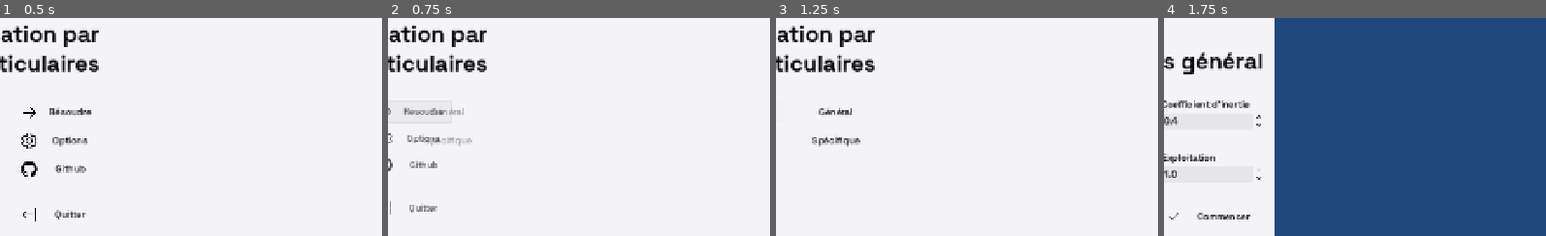
Above: before the commit, frames 1-4 (left to right).
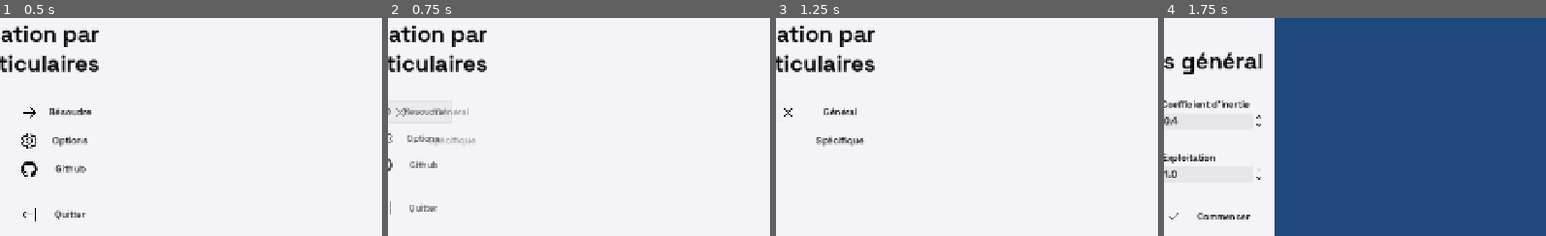
Above: after the commit, the same moments.

Repository: eni-school-project/particle-swarm-optimization
Game: Godot game, scene res://main.tscn
Two runs of this game, one before a commit and one after it. Both use one fixed random seed, a clock stepped at 60 frames per second and the inputs below.
Inputs:
- Up to frame 1 (0.5 s): no input
- Up to frame 2 (0.75 s): click "Résoudre" at 0.5 s
- Up to frame 3 (1.25 s): no input
- Up to frame 4 (1.75 s): click "Général" at 1.25 s
The pictures show only the part of the screen within x 18-68%, y 26-76%; the shares and areas given below are measured in that part.

Frame 1 is identical in both runs. In frame 2, 0.3% of the frame differs, in the area x 2-23%, y 41-60%; in frame 3, 0.6%, in the area x 2-23%, y 40-60%; in frame 4, nothing differs.

Commit message:
Refactor : changed main scene submenu's button style

Diff:
--- /dev/null
+++ b/assets/icons/close.svg
@@ -0,0 +1,14 @@
+<?xml version="1.0" encoding="UTF-8"?>
+<svg id="icon" xmlns="http://www.w3.org/2000/svg" width="32" height="32" viewBox="0 0 32 32">
+  <defs>
+    <style>
+      .cls-1 {
+        fill: none;
+      }
+    </style>
+  </defs>
+  <polygon points="17.4141 16 24 9.4141 22.5859 8 16 14.5859 9.4143 8 8 9.4141 14.5859 16 8 22.5859 9.4143 24 16 17.4141 22.5859 24 24 22.5859 17.4141 16"/>
+  <g id="_Transparent_Rectangle_" data-name="&amp;lt;Transparent Rectangle&amp;gt;">
+    <rect class="cls-1" width="32" height="32"/>
+  </g>
+</svg>
--- a/main.tscn
+++ b/main.tscn
@@ -7,7 +7,7 @@
 [ext_resource type="Texture2D" uid="uid://bbhnnnjdvkq2r" path="res://assets/icons/settings.svg" id="4_272bh"]
 [ext_resource type="Texture2D" uid="uid://wyow1gf7nqsj" path="res://assets/icons/exit.svg" id="5_5vw27"]
 [ext_resource type="Texture2D" uid="uid://chgx4h7yu7um0" path="res://assets/icons/logo--github.svg" id="6_kek77"]
-[ext_resource type="Texture2D" uid="uid://b4dj6bnpvfjdf" path="res://assets/icons/arrow--left.svg" id="8_5vw27"]
+[ext_resource type="Texture2D" uid="uid://dld2nifddwin0" path="res://assets/icons/close.svg" id="8_5vw27"]
 
 [sub_resource type="StyleBoxFlat" id="StyleBoxFlat_272bh"]
 content_margin_left = 10.0
@@ -27,6 +27,27 @@
 
 [sub_resource type="StyleBoxFlat" id="StyleBoxFlat_5vw27"]
 content_margin_left = 10.0
+bg_color = Color(0.9019608, 0.9019608, 0.91764706, 1)
+corner_radius_top_left = 5
+corner_radius_top_right = 5
+corner_radius_bottom_right = 5
+corner_radius_bottom_left = 5
+
+[sub_resource type="StyleBoxFlat" id="StyleBoxFlat_4c57u"]
+draw_center = false
+corner_radius_top_left = 5
+corner_radius_top_right = 5
+corner_radius_bottom_right = 5
+corner_radius_bottom_left = 5
+
+[sub_resource type="StyleBoxFlat" id="StyleBoxFlat_efxa6"]
+bg_color = Color(0.8786795, 0.87866855, 0.897929, 1)
+corner_radius_top_left = 5
+corner_radius_top_right = 5
+corner_radius_bottom_right = 5
+corner_radius_bottom_left = 5
+
+[sub_resource type="StyleBoxFlat" id="StyleBoxFlat_dg77c"]
 bg_color = Color(0.9019608, 0.9019608, 0.91764706, 1)
 corner_radius_top_left = 5
 corner_radius_top_right = 5
@@ -221,39 +242,37 @@
 theme_override_constants/separation = 10
 
 [node name="Point" type="Button" parent="RootContainer/HBoxContainer/LeftContainer/ForegroundContainer/VBoxContainer/MarginContainer/SubMenu/Buttons"]
-custom_minimum_size = Vector2(150, 40)
-layout_mode = 2
-size_flags_horizontal = 8
-size_flags_vertical = 4
-mouse_default_cursor_shape = 2
-theme = ExtResource("3_272bh")
-theme_type_variation = &"FlatButton"
-theme_override_colors/font_color = Color(0.02745098, 0.03529412, 0.05882353, 1)
-theme_override_colors/font_focus_color = Color(0.02745098, 0.03529412, 0.05882353, 1)
-theme_override_colors/font_pressed_color = Color(0.02745098, 0.03529412, 0.05882353, 1)
-theme_override_colors/font_hover_color = Color(0.02745098, 0.03529412, 0.05882353, 1)
-theme_override_constants/icon_max_width = 32
-theme_override_styles/normal = SubResource("StyleBoxFlat_272bh")
-theme_override_styles/pressed = SubResource("StyleBoxFlat_kek77")
-theme_override_styles/hover = SubResource("StyleBoxFlat_5vw27")
+custom_minimum_size = Vector2(125, 40)
+layout_mode = 2
+size_flags_horizontal = 8
+size_flags_vertical = 4
+mouse_default_cursor_shape = 2
+theme = ExtResource("3_272bh")
+theme_type_variation = &"FlatButton"
+theme_override_colors/font_color = Color(0.02745098, 0.03529412, 0.05882353, 1)
+theme_override_colors/font_focus_color = Color(0.02745098, 0.03529412, 0.05882353, 1)
+theme_override_colors/font_pressed_color = Color(0.02745098, 0.03529412, 0.05882353, 1)
+theme_override_colors/font_hover_color = Color(0.02745098, 0.03529412, 0.05882353, 1)
+theme_override_styles/normal = SubResource("StyleBoxFlat_4c57u")
+theme_override_styles/pressed = SubResource("StyleBoxFlat_efxa6")
+theme_override_styles/hover = SubResource("StyleBoxFlat_dg77c")
 text = "Général"
 
 [node name="Maison" type="Button" parent="RootContainer/HBoxContainer/LeftContainer/ForegroundContainer/VBoxContainer/MarginContainer/SubMenu/Buttons"]
-custom_minimum_size = Vector2(150, 40)
-layout_mode = 2
-size_flags_horizontal = 8
-size_flags_vertical = 4
-mouse_default_cursor_shape = 2
-theme = ExtResource("3_272bh")
-theme_type_variation = &"FlatButton"
-theme_override_colors/font_color = Color(0.02745098, 0.03529412, 0.05882353, 1)
-theme_override_colors/font_focus_color = Color(0.02745098, 0.03529412, 0.05882353, 1)
-theme_override_colors/font_pressed_color = Color(0.02745098, 0.03529412, 0.05882353, 1)
-theme_override_colors/font_hover_color = Color(0.02745098, 0.03529412, 0.05882353, 1)
-theme_override_constants/icon_max_width = 32
-theme_override_styles/normal = SubResource("StyleBoxFlat_272bh")
-theme_override_styles/pressed = SubResource("StyleBoxFlat_kek77")
-theme_override_styles/hover = SubResource("StyleBoxFlat_5vw27")
+custom_minimum_size = Vector2(125, 40)
+layout_mode = 2
+size_flags_horizontal = 8
+size_flags_vertical = 4
+mouse_default_cursor_shape = 2
+theme = ExtResource("3_272bh")
+theme_type_variation = &"FlatButton"
+theme_override_colors/font_color = Color(0.02745098, 0.03529412, 0.05882353, 1)
+theme_override_colors/font_focus_color = Color(0.02745098, 0.03529412, 0.05882353, 1)
+theme_override_colors/font_pressed_color = Color(0.02745098, 0.03529412, 0.05882353, 1)
+theme_override_colors/font_hover_color = Color(0.02745098, 0.03529412, 0.05882353, 1)
+theme_override_styles/normal = SubResource("StyleBoxFlat_4c57u")
+theme_override_styles/pressed = SubResource("StyleBoxFlat_efxa6")
+theme_override_styles/hover = SubResource("StyleBoxFlat_dg77c")
 text = "Spécifique"
 
 [node name="RightContainer" type="MarginContainer" parent="RootContainer/HBoxContainer"]
Not shown, added: assets/icons/close.svg.import
Not shown: 1 places in main.tscn that only renumber resources
